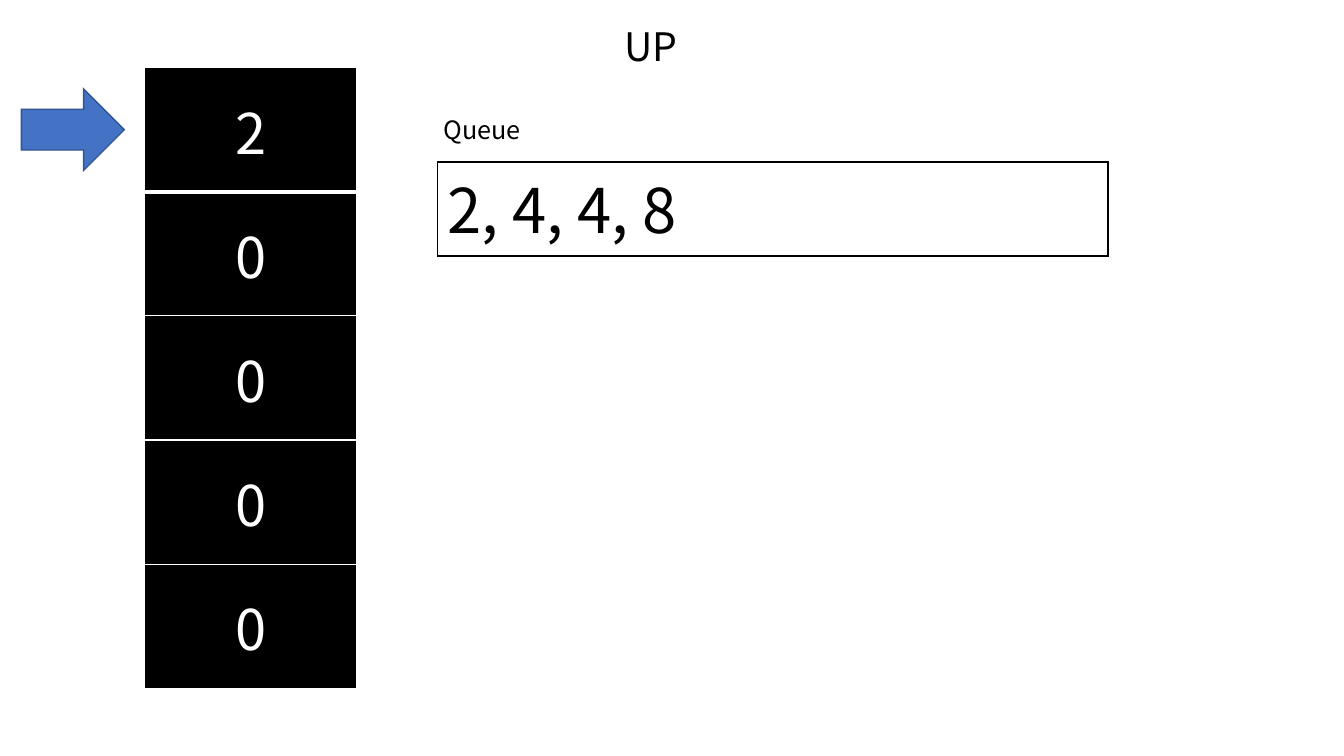
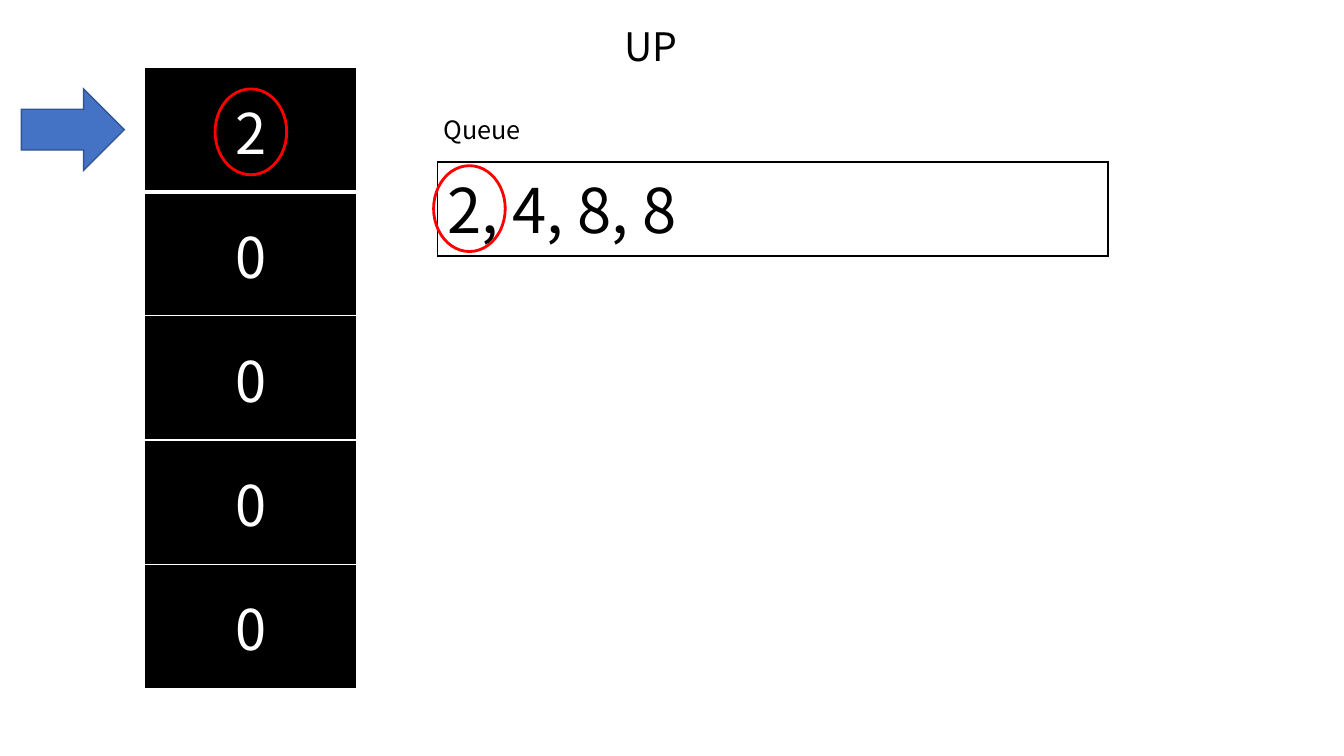
Before and after one commit to kalgory/210119_2048_CWY, a slide deck: slide 10 of 2048.pptx. Drawn at 1344x756 pixels with LibreOffice and Linux fonts; fonts in the diff are those of the drawing. Boxes give left, top, right and bottom in pixels: in the first picture for what was removed or moved away, otherwise in the second. Text is boxed around its words. In the diff, an @@ line names an element or a change of style, - is before the commit and + after.

```diff
--- a/2048.pptx
+++ b/2048.pptx
@@ ellipse added at (215,89,286,174), outline #FF0000 2 pt @@
@@ ellipse added at (434,165,505,251), outline #FF0000 2 pt @@
@@ text in rectangle at (447,170,677,249): text changed @@
-2, 4, 4, 8
+2, 4, 8, 8
```
Also in this commit, not shown: 6 other slides changed, 1 slide added, 1 slide removed.
